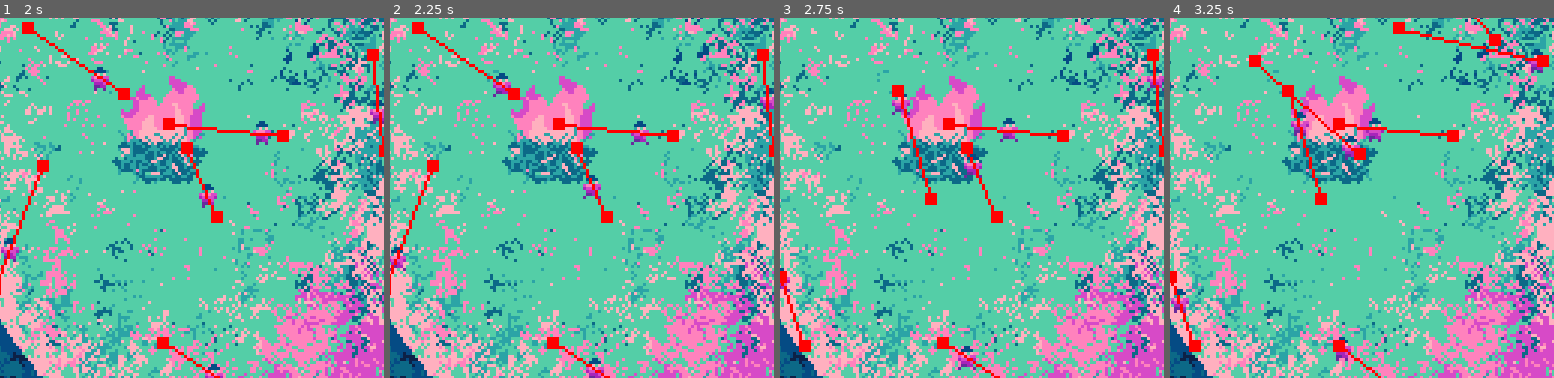
Above: before the commit, frames 1-4 (left to right).
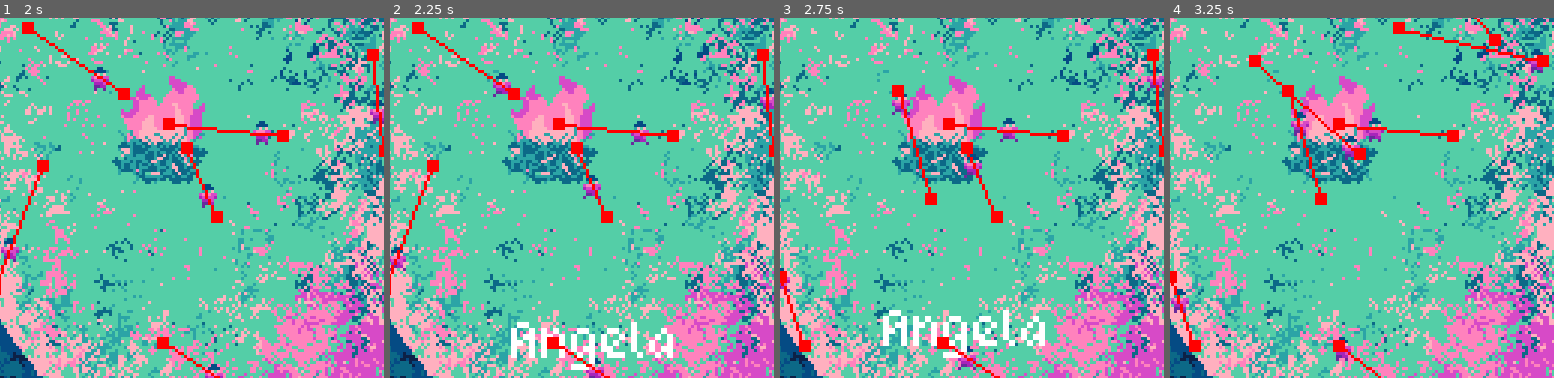
Above: after the commit, the same moments.

Repository: BoopEnthusiast/Micro-Jam-15
Game: Godot game, scene res://scenes/main.tscn
Two runs of this game, one before a commit and one after it. Both use one fixed random seed, a clock stepped at 60 frames per second and the inputs below.
Inputs (mouse positions are % of the whole screen's width and height, from its top left):
- Up to frame 1 (2 s): click (23, 95) at 0.52 s; type "12" at 0.6 s; move the mouse to (22, 89) at 1.27 s
- Up to frame 2 (2.25 s): move the mouse to (74, 79) at 2.02 s
- Up to frame 3 (2.75 s): no input
- Up to frame 4 (3.25 s): move the mouse to (60, 28) at 2.77 s
The pictures show only the part of the screen within x 46-96%, y 29-79%; the shares and areas given below are measured in that part.

Frame 1 is identical in both runs. In frame 2, 1.7% of the frame differs, in the area x 31-74%, y 84-98%; in frame 3, 1.7%, in the area x 26-70%, y 81-95%; in frame 4, nothing differs.

Commit message:
Made colorRect invisible

Diff:
--- a/scenes/main.tscn
+++ b/scenes/main.tscn
@@ -300,6 +300,7 @@
 [node name="CanvasLayer" type="CanvasLayer" parent="Thundertstorm"]
 
 [node name="ColorRect" type="ColorRect" parent="Thundertstorm/CanvasLayer"]
+visible = false
 anchors_preset = 15
 anchor_right = 1.0
 anchor_bottom = 1.0
@@ -315,6 +316,7 @@
 [node name="CanvasLayer" type="CanvasLayer" parent="Drought"]
 
 [node name="ColorRect" type="ColorRect" parent="Drought/CanvasLayer"]
+visible = false
 anchors_preset = 15
 anchor_right = 1.0
 anchor_bottom = 1.0
@@ -330,6 +332,7 @@
 [node name="CanvasLayer" type="CanvasLayer" parent="Plague"]
 
 [node name="ColorRect" type="ColorRect" parent="Plague/CanvasLayer"]
+visible = false
 anchors_preset = 15
 anchor_right = 1.0
 anchor_bottom = 1.0
